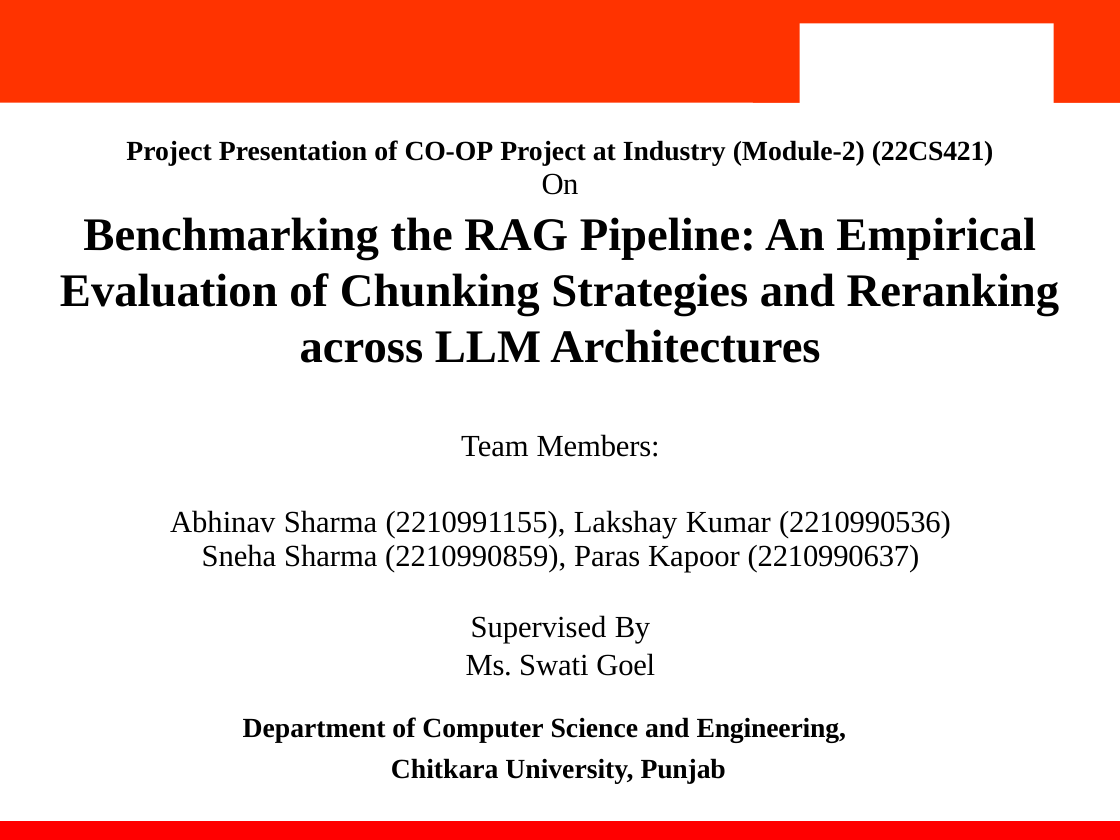
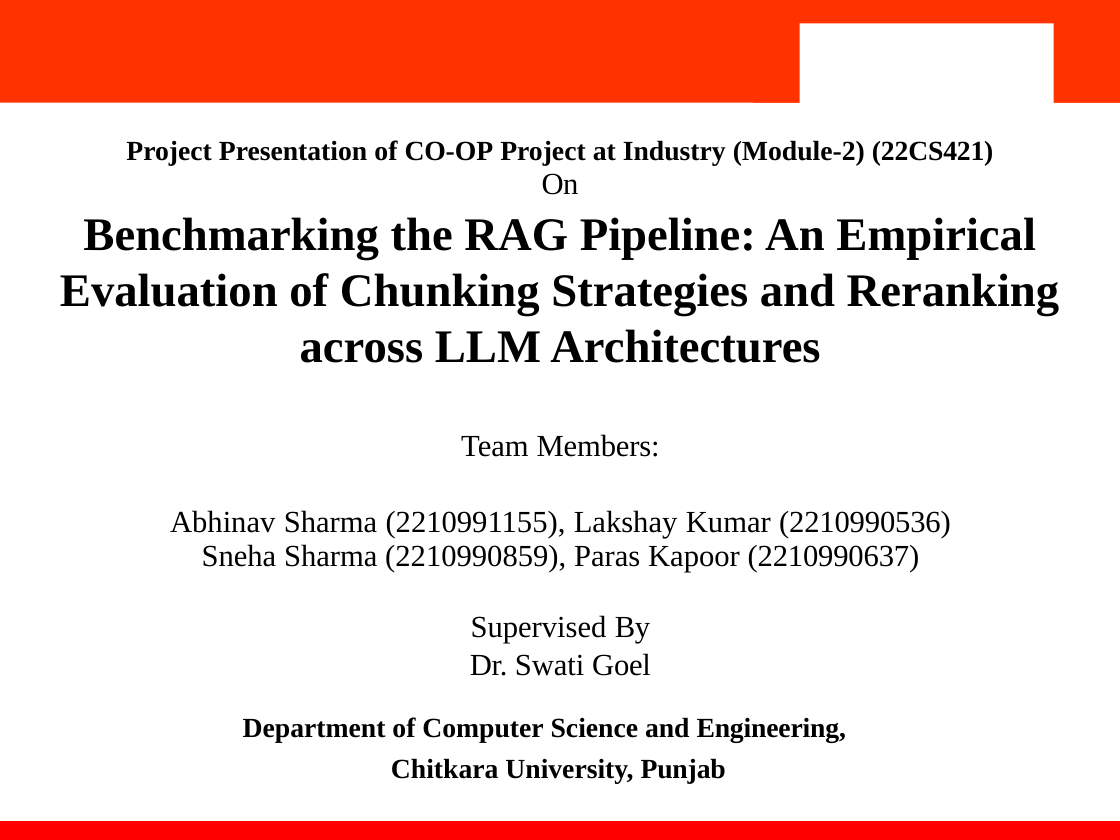
Before and after one commit to lakshaykumar-ml/RAGed-Edge-221099859-2210990536-2210991155-2210990637, a slide deck: slide 1 of Project Presentation of CO-OP Project at Industry (Module-2) (22CS421).pptx. Drawn at 1120x840 pixels with LibreOffice and Linux fonts; fonts in the diff are those of the drawing; background and template pictures are left out. Boxes give left, top, right and bottom in pixels: in the first picture for what was removed or moved away, otherwise in the second. Text is boxed around its words. In the diff, an @@ line names an element or a change of style, - is before the commit and + after.

Commit message:
updated the ppt and report

```diff
--- a/Project Presentation of CO-OP Project at Industry (Module-2) (22CS421).pptx
+++ b/Project Presentation of CO-OP Project at Industry (Module-2) (22CS421).pptx
@@ text at (x1=470, y1=653, x2=651, y2=676): text changed @@
-Ms. Swati Goel
+Dr. Swati Goel
```
Also in this commit, not shown: 2 other files.
